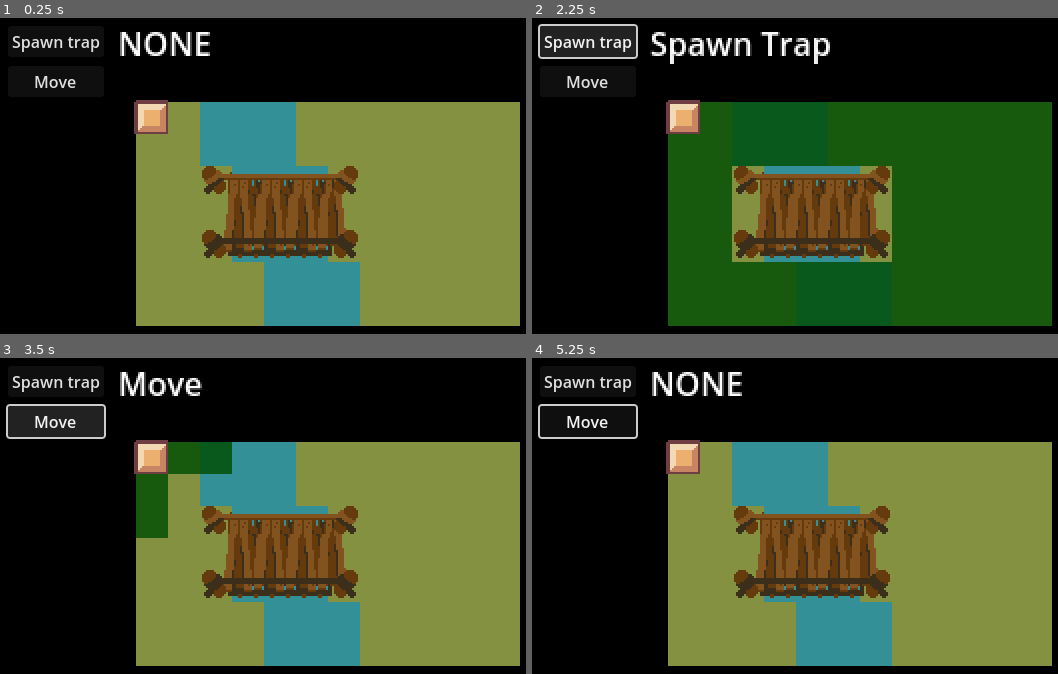
Above: before the commit, frames 1-4 (two rows, left to right).
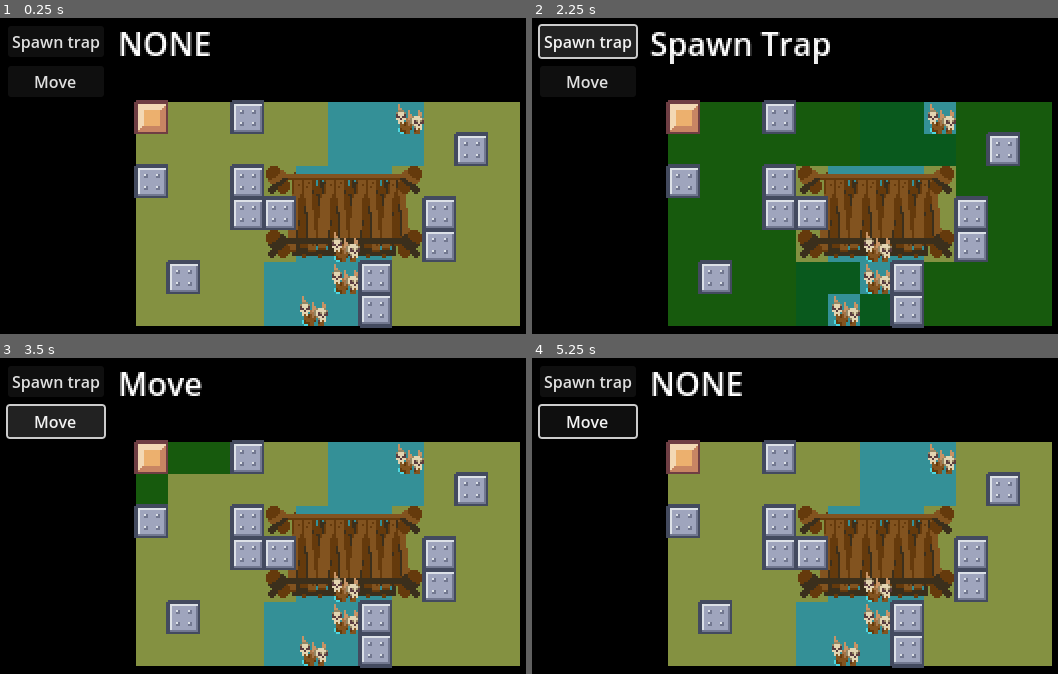
Above: after the commit, the same moments.

Repository: SadnessTrain/ronin-final-breath
Game: Godot game, scene res://Scenes/MainScene.tscn
Same seed, same stepped clock (60 frames per second), same inputs: the game is played once before the commit and once after it.
Inputs (mouse positions are in pixels of both pictures, inside the frame that each line leads up to):
- Up to frame 1 (0.25 s): no input
- Up to frame 2 (2.25 s): click "Spawn trap" at 0.5 s; click "Move" at 1.25 s; click "Spawn trap" at 2 s
- Up to frame 3 (3.5 s): click "Move" at 2.75 s
- Up to frame 4 (5.25 s): click "Spawn trap" at 3.5 s; click "Move" at 4.25 s; tap Enter at 5 s; move the mouse to (684, 459) at 5.02 s; click (684, 459) at 5.1 s

The runs differ from the first frame. In frame 1, 21% of the frame differs, in the area x 25-93%, y 25-99%; in frame 2, 18%; in frame 3, 21%; in frame 4, 21%.

Commit message:
Uncomment function for generating obstacle

Diff:
--- a/Scripts/Playfield/Playfield.gd
+++ b/Scripts/Playfield/Playfield.gd
@@ -37,7 +37,7 @@
 			tiles[pos] = tile
 
 	GenerateRiver()
-	#GenerateRandomObstacles()
+	GenerateRandomObstacles()
 
 	tiles[Vector2i(0,0)].appendEntity(testPlayer)
 	player = testPlayer
@@ -73,15 +73,13 @@
 	return positions
 
 func GenerateRiver():
-#	var hasRiver = Utils.randomInt(0, 100) <= riverChance
-
-#	if !hasRiver:
-#		return
-
-	#var randomTopPosition = Vector2i(Utils.randomInt(riverMargin, size.x - (riverMargin + 1)), 0)
-	#var randomBottomPosition = Vector2i(Utils.randomInt(riverMargin, size.x - (riverMargin + 1)), size.y - 1)
-	var randomTopPosition = Vector2i(3, 0)
-	var randomBottomPosition = Vector2i(5, size.y - 1)
+	var hasRiver = Utils.randomInt(0, 100) <= riverChance
+
+	if !hasRiver:
+		return
+
+	var randomTopPosition = Vector2i(Utils.randomInt(riverMargin, size.x - (riverMargin + 1)), 0)
+	var randomBottomPosition = Vector2i(Utils.randomInt(riverMargin, size.x - (riverMargin + 1)), size.y - 1)
 
 	for waterTilePos in GetAllWaterTilesPos(randomTopPosition, randomBottomPosition, riverWidth):
 		tiles[waterTilePos].SetType("WATER")
